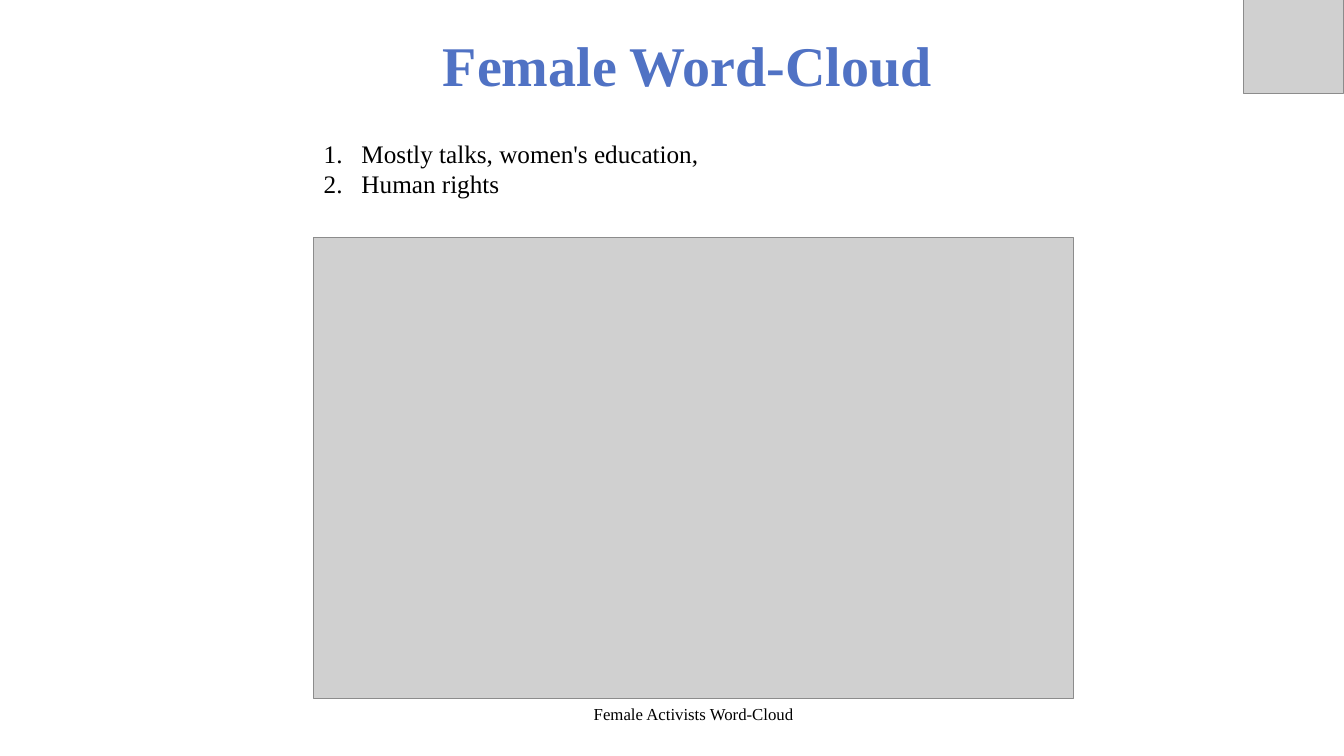
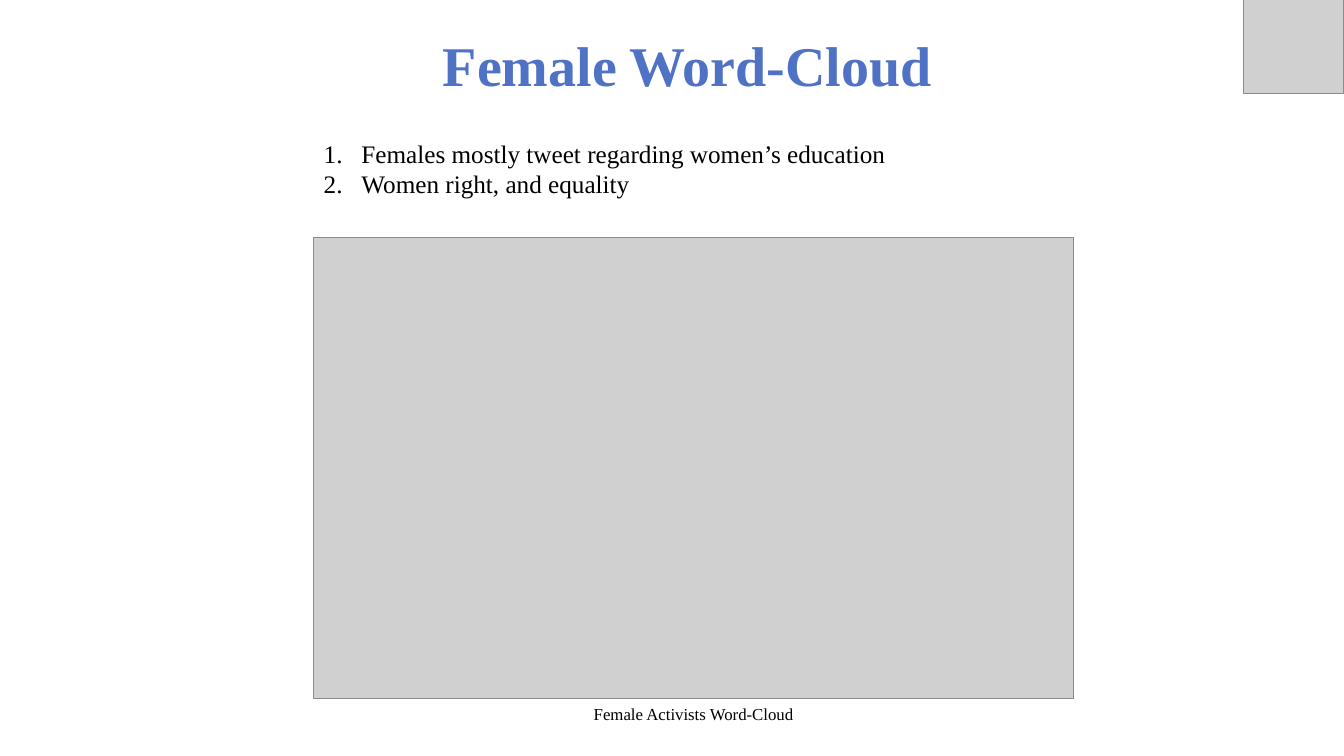
Before and after one commit to Saboor-Hamedi/Master-Thesis, a slide deck: slide 18 of thesis presentation/Thesis Presetation.pptx (slide 21 before the commit). Drawn at 1344x756 pixels with LibreOffice and Linux fonts; fonts in the diff are those of the drawing; grey boxes stand for pictures; background and template pictures are left out. Boxes give left, top, right and bottom in pixels: in the first picture for what was removed or moved away, otherwise in the second. Text is boxed around its words. In the diff, an @@ line names an element or a change of style, - is before the commit and + after.

```diff
--- a/thesis presentation/Thesis Presetation.pptx
+++ b/thesis presentation/Thesis Presetation.pptx
@@ text at bbox=[361, 145, 885, 199]: text changed @@
-1. Mostly talks, women's education,
-2. Human rights
+1. Females mostly tweet regarding women’s education
+2. Women right, and equality
```
Also in this commit, not shown: 15 other slides changed, 2 slides added, 4 slides removed.
